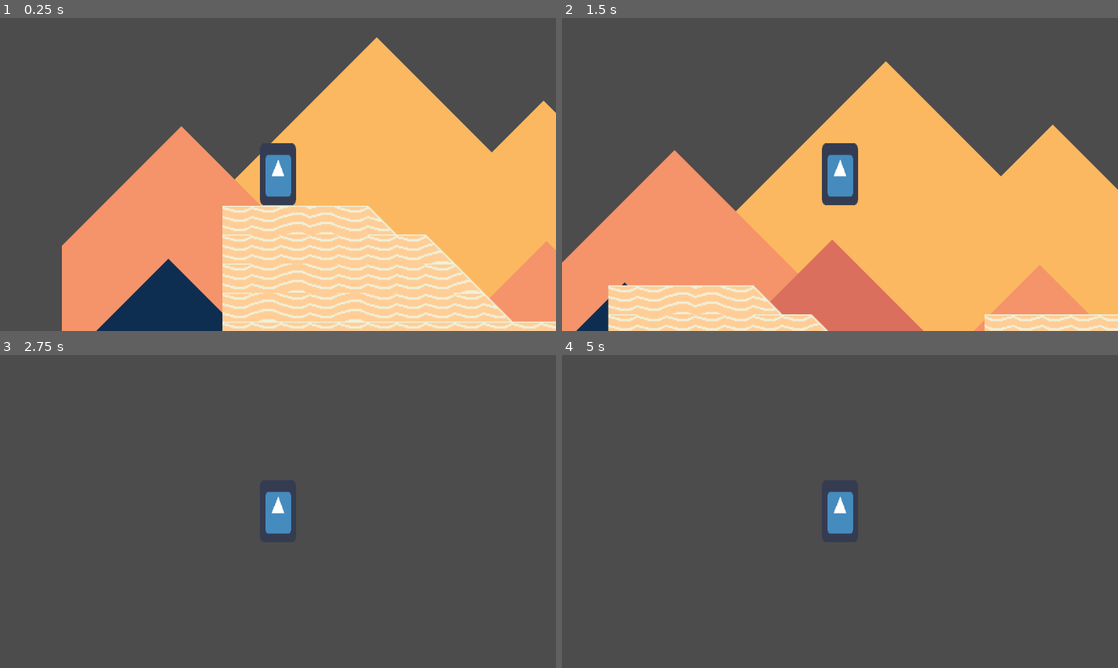
Above: before the commit, frames 1-4 (two rows, left to right).
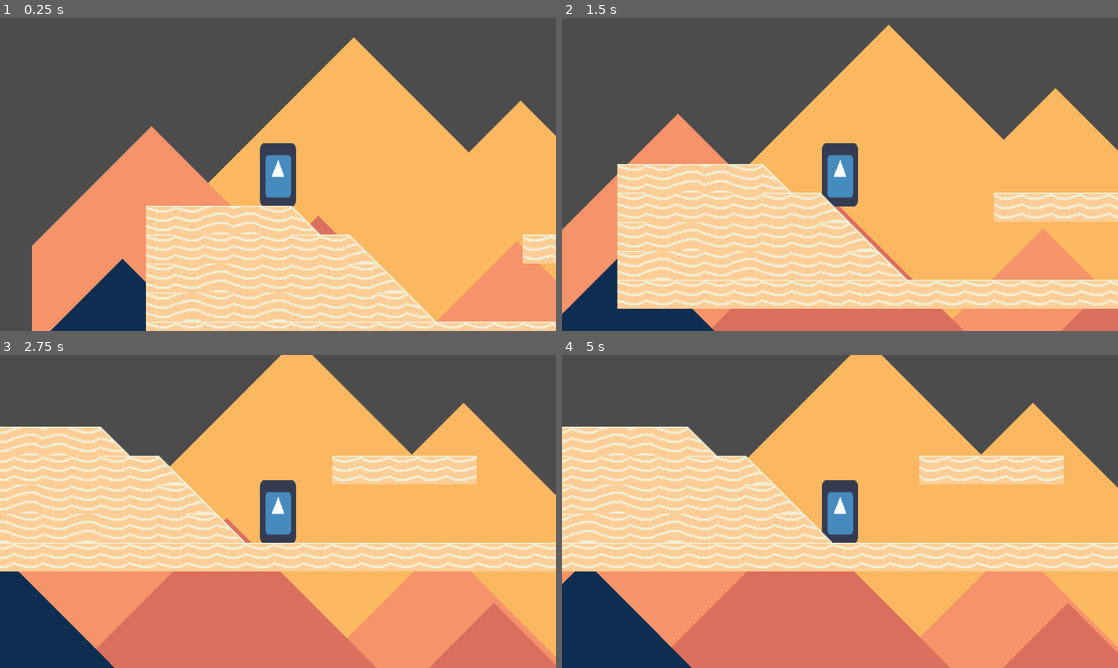
Above: after the commit, the same moments.

Repository: Streamfire/LeapDayPlatformer
Game: Godot game, scene res://internal/scenes/Main.tscn
Same seed, same stepped clock (60 frames per second), same inputs: the game is played once before the commit and once after it. The engine's default icon, where the game draws it, is replaced by a stand-in: a white triangle on a blue panel in a dark square.
Inputs:
- Up to frame 1 (0.25 s): no input
- Up to frame 2 (1.5 s): tap Enter at 0.5 s; hold D (Move_Right) 0.53-1.28 s; hold Space (Move_Jump) 0.53-1.28 s; hold A (Move_Left) from 1.28 s (still down); tap Space (Move_Jump) at 1.35 s
- Up to frame 3 (2.75 s): tap Space (Move_Jump) at 1.52, 1.82 s; release A (Move_Left) at 2.03 s; hold D (Move_Right) from 2.03 s (still down); hold Space (Move_Jump) from 2.03 s (still down)
- Up to frame 4 (5 s): release Space (Move_Jump) at 2.78 s; tap Space (Move_Jump) at 2.85, 3.02, 3.32, 3.5, 4.35, 4.52, 4.82 s; release D (Move_Right) at 3.53 s; hold Space (Move_Jump) 3.53-4.28 s; hold A (Move_Left) from 3.53 s (still down)

The runs differ from the first frame. In frame 1, 27% of the frame differs, in the area x 5-100%, y 6-100%; in frame 2, 42%; in frame 3, 77%; in frame 4, 78%, in the area x 0-100%, y 0-100%.

Commit message:
richtig schlechtes movement

Diff:
--- a/internal/scenes/Main.tscn
+++ b/internal/scenes/Main.tscn
@@ -1,19 +1,16 @@
-[gd_scene load_steps=4 format=2]
+[gd_scene load_steps=3 format=2]
 
 [ext_resource path="res://internal/scenes/Level.tscn" type="PackedScene" id=1]
 [ext_resource path="res://internal/scenes/Player.tscn" type="PackedScene" id=2]
-[ext_resource path="res://internal/scripts/PlayerController.gd" type="Script" id=3]
 
 [node name="Main" type="Node2D"]
 
-[node name="Player" type="RigidBody2D" parent="." instance=ExtResource( 2 )]
-position = Vector2( 47.7776, 920.285 )
-script = ExtResource( 3 )
-moveForce = 5000.0
-maxSpeed = 500.0
-maxFallSpeed = 4800.0
-jumpForce = 2000.0
-gravity = 9800.0
+[node name="Player" parent="." instance=ExtResource( 2 )]
+position = Vector2( 113.782, 897.129 )
+maxMoveSpeed = 5000.0
+jumpForce = 12000.0
+maxFallSpeed = 8500.0
+gravity = 4000.0
 
 [node name="Camera2D" type="Camera2D" parent="Player"]
 current = true
--- a/internal/scenes/Player.tscn
+++ b/internal/scenes/Player.tscn
@@ -9,12 +9,13 @@
 
 [node name="Player" type="KinematicBody2D"]
 script = ExtResource( 1 )
+gravity = 20.0
 
 [node name="PlayerAnimator" type="AnimationPlayer" parent="."]
 
 [node name="icon" type="Sprite" parent="."]
-position = Vector2( 0, -0.142397 )
-scale = Vector2( 0.492715, 0.835355 )
+position = Vector2( 0.0809937, 0.222081 )
+scale = Vector2( 0.492715, 0.849276 )
 texture = ExtResource( 2 )
 
 [node name="CollisionShape2D" type="CollisionShape2D" parent="."]
--- a/internal/scripts/PlayerController.gd
+++ b/internal/scripts/PlayerController.gd
@@ -1,76 +1,49 @@
 extends KinematicBody2D
 
-export(float) var moveForce = 5.0
-export(float) var maxSpeed = 5.0
+#moving
+#export(float) var moveForce = 5.0
+export(float) var maxMoveSpeed = 5.0
+#jumping
+export(float) var jumpForce=2000.0
 export(float) var maxFallSpeed = 5.0
-export(float) var jumpForce=2000.0
 export(float) var gravity=2000.0
 export(int) var MaxJumpCount=2
+#sliding
+const maxWalkableSlope= 60
 
-const maxWalkableSlope= 60
-const slideCancelThreshold = 1.0
 
 var jump_count = 0
+var inputMotion = Vector2()
 var velocity = Vector2()
 var motion = Vector2()
 
 # Called when the node enters the scene tree for the first time.
 func _ready():
-	set_process_input(true)
 	Global.Playernode = self
 	pass # Replace with function body.
 
-#per event reacten is faster
-func _input(event):
-	if jump_count < MaxJumpCount and event.is_action_pressed("Move_Jump"):
-		velocity.y = -jumpForce
+
+func _process(_delta):
+	if jump_count < MaxJumpCount and Input.is_action_just_pressed("Move_Jump"):
+		inputMotion.y = -jumpForce
 		jump_count += 1
 
-
- #Called every frame. 'delta' is the elapsed time since the previous frame.
-func _physics_process(delta):
-	#direction
-	var inputDirection = 0
-	if Input.is_action_pressed("Move_Right"):
-		inputDirection= 1
-	elif Input.is_action_pressed("Move_Left"):
-		inputDirection=-1
+	if Input.is_action_pressed("Move_Left"):
+		inputMotion.x= -1
+	elif Input.is_action_pressed("Move_Right"):
+		inputMotion.x= 1
+	else:
+		inputMotion.x=0
 
 
+
+func _physics_process(delta):
+
 	# SPEED
-	velocity.x = inputDirection * maxSpeed
-	velocity.y += gravity * delta
+	velocity.x = inputMotion.x * maxMoveSpeed
+	velocity.y += gravity
 	if velocity.y > maxFallSpeed:
 		velocity.y = maxFallSpeed
 
-	# We move the character to see if it's colliding or not
-	motion = Vector2(velocity.x * delta, velocity.y * delta)
-	var motion_remainder = move_and_collide(motion)
-
-	if motion_remainder:
-		var normal = motion_remainder.normal
-		# If it collides, we use the dot product to get the angle of the slope
-		var slope_angle = rad2deg(acos(normal.dot(Vector2(0, -1))))
-
-		# If the slope is < 45 deg, we landed on the ground, so we reset the jump count
-		if slope_angle < maxWalkableSlope:
-			jump_count = 0
-			# If the ground is not horizontal...
-			var motion_last = Vector2()
-			if slope_angle > 0:
-				# ...we have to revert the motion, and slide along the collider instead
-				move_and_slide(-motion)
-				velocity.y = 0.0
-				# However because of the gravity, if we don't add some kind of friction,
-				# the character will slowly move down the slope.
-				# If he moves a little bit and there's no player input,
-				# we stop him (set the motion_remainder to (0, 0))
-				if motion_remainder.travel.length() < slideCancelThreshold and velocity.x == 0:
-					motion_last = Vector2()
-				else:
-					motion_last = motion_remainder.remainder
-			# The Vector2.slide method projects the vector along the other vector rotated by 90 degrees
-			# In other words, it projects the motion on the slope, so we can move without colliding the same way
-			var final_movement = normal.slide(motion_last)
-			final_movement = move_and_slide(final_movement)
+	move_and_slide(velocity*delta)
 	pass
